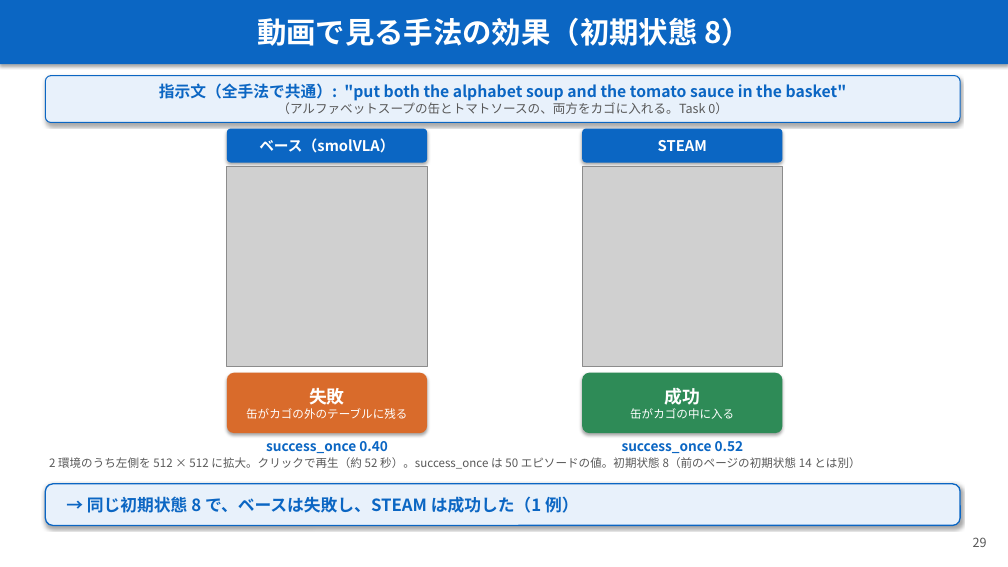
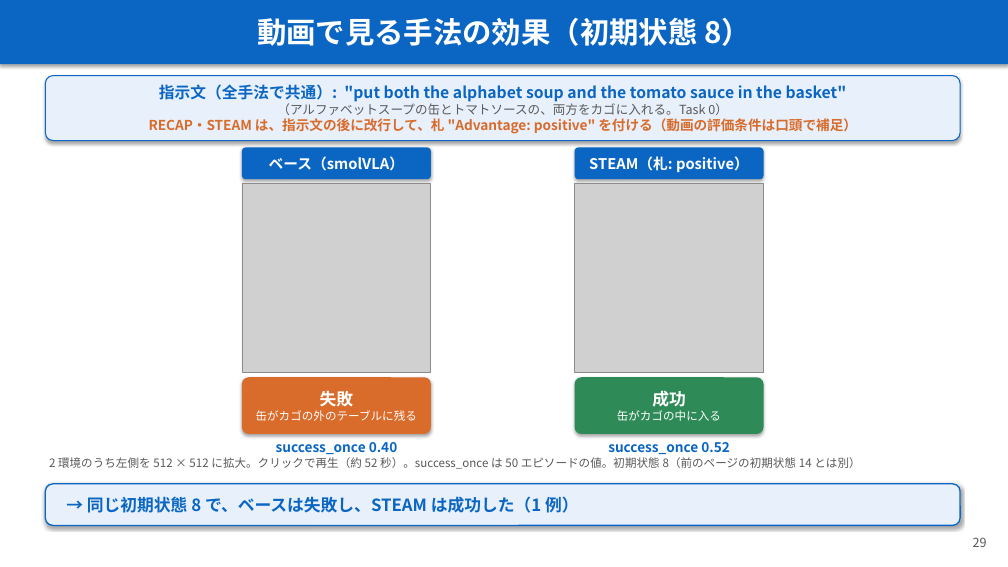
Before and after one commit to Junhand/libero_RL, a slide deck: slide 29 of docs/RECAP_STEAM_RLToken.pptx. Drawn at 1008x567 pixels with LibreOffice and Linux fonts; fonts in the diff are those of the drawing; grey boxes stand for pictures. Boxes give left, top, right and bottom in pixels: in the first picture for what was removed or moved away, otherwise in the second. Text is boxed around its words. In the diff, an @@ line names an element or a change of style, - is before the commit and + after.

```diff
--- a/docs/RECAP_STEAM_RLToken.pptx
+++ b/docs/RECAP_STEAM_RLToken.pptx
@@ rounded rectangle "指示文（全手法で共通）: "put both the alphabet ...": place and size @@
-rounded rectangle "指示文（全手法で共通）: "put both the alphabet ..." at bbox=[45, 76, 960, 123]
+rounded rectangle "指示文（全手法で共通）: "put both the alphabet ..." at bbox=[45, 76, 960, 141]
@@ text in rounded rectangle at bbox=[149, 118, 857, 134]: paragraph added @@
+RECAP・STEAM は、指示文の後に改行して、札 "Advantage: positive" を付ける（動画の評価条件は口頭で補足）
@@ rounded rectangle "ベース（smolVLA）": place and size @@
-rounded rectangle "ベース（smolVLA）" at bbox=[227, 129, 427, 163]
+rounded rectangle "ベース（smolVLA）" at bbox=[242, 147, 431, 179]
@@ rounded rectangle "STEAM（札: positive）": place and size @@
-rounded rectangle "STEAM（札: positive）" at bbox=[582, 129, 783, 163]
+rounded rectangle "STEAM（札: positive）" at bbox=[575, 147, 764, 179]
@@ text in rounded rectangle at bbox=[589, 156, 749, 172]: text changed @@
-STEAM
+STEAM（札: positive）
@@ picture: place and size @@
-picture at bbox=[227, 166, 427, 367]
+picture at bbox=[242, 183, 431, 372]
@@ picture: place and size @@
-picture at bbox=[582, 166, 783, 367]
+picture at bbox=[575, 183, 764, 372]
@@ rounded rectangle "失敗": place and size @@
-rounded rectangle "失敗" at bbox=[227, 373, 427, 433]
+rounded rectangle "失敗" at bbox=[242, 377, 431, 434]
@@ rounded rectangle "成功": place and size @@
-rounded rectangle "成功" at bbox=[582, 373, 783, 433]
+rounded rectangle "成功" at bbox=[575, 377, 764, 434]
@@ text in rounded rectangle at bbox=[320, 390, 354, 407]: size 17 to 16 pt in "失敗" @@
@@ text in rounded rectangle at bbox=[652, 390, 686, 407]: size 17 to 16 pt in "成功" @@
@@ text "success_once 0.40": place and size @@
-text "success_once 0.40" at bbox=[266, 441, 388, 453]
+text "success_once 0.40" at bbox=[276, 442, 398, 454]
@@ text "success_once 0.52": place and size @@
-text "success_once 0.52" at bbox=[622, 441, 744, 453]
+text "success_once 0.52" at bbox=[608, 442, 730, 454]
```
Also in this commit, not shown: 1 other slide changed, 1 other file.
